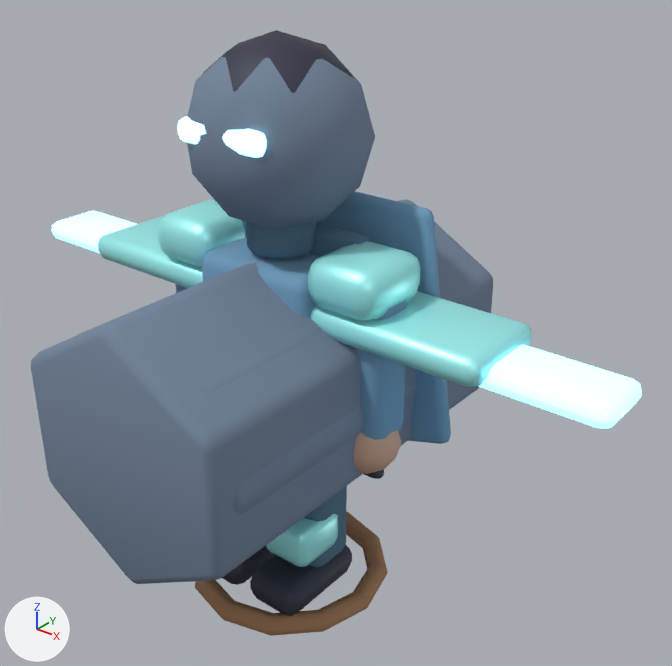
Before and after pictures for a commit that changed the glTF model public/assets/models/characters/flyingEliteArcher.glb.
Rendered twice from a 50 mm camera at (1.94, -2.14, 2.39) aimed at (0.1, 0.16, 0.97). The lights are fixed; the arrows at lower left show +X, +Y and +Z. The older version comes first. Where no turn or scale is listed for an object, it has been applied to the vertices.

In view in the first picture: 'LOD1_PROXY_body', 'LOD2_PROXY_body', 'LOD2_PROXY_head', 'boot.R', 'capePanel', 'crest.mask', 'shoulder.R', 'torso', 'weapon.bow', 'wing.-1.inner', 'wing.1.inner', 'wing.1.outer' and 12 more.
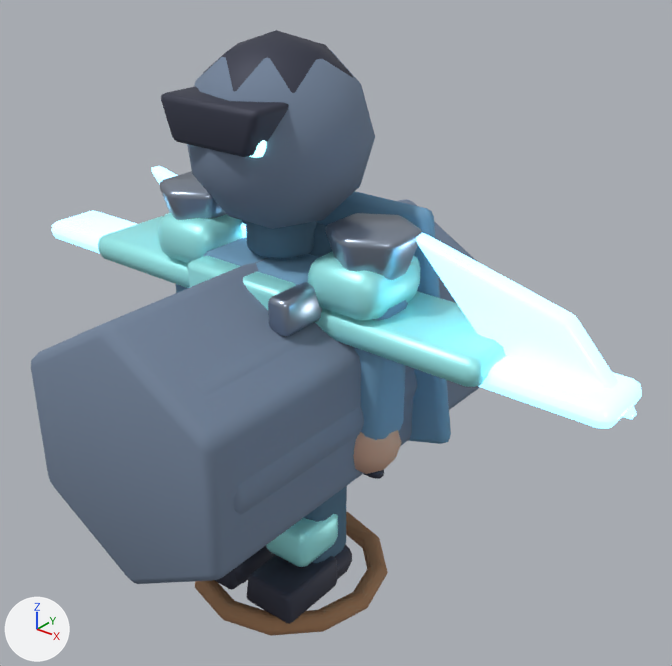
Where the change shows, as pixel boxes (x1, y1, x2, y2) in the pictures (672 x 666 px):
'wing.1.feather', added
    after: (416, 233, 637, 419)
'helmetBrow', added
    after: (161, 86, 289, 157)
'shoulderCap.1', added
    after: (326, 213, 422, 280)
'bootToe.R', added
    after: (246, 555, 337, 624)
'rangedSight', added
    after: (268, 282, 322, 336)
'shoulderCap.-1', added
    after: (160, 171, 226, 220)
'torsoShell', added (cyan)
    after: (187, 256, 296, 310)
'wing.-1.feather', added (mostly hidden)
    after: (151, 166, 247, 238)
'bootToe.L', added
    after: (215, 569, 241, 590)
'boot.R', unchanged, covered by the edit
    before: (250, 544, 352, 616)
    after: (335, 544, 352, 579)

The change, as a list of edits to the scene's bpy script:
```text
Add me_cone_049:
    me_cone_049.from_pydata(...)  # 84 vertices, 164 faces; spans x -0.131..0.131, y -0.145..0.145, z -0.09..0.09
    me_cone_049.materials.append(mat_mat_flyingelitearcher_metal)  # grey #9eaabc
Add me_cone_050:
    me_cone_050.from_pydata(...)  # 84 vertices, 164 faces; spans x -0.131..0.131, y -0.145..0.145, z -0.09..0.09
    me_cone_050.materials.append(mat_mat_flyingelitearcher_metal)  # grey #9eaabc
Add me_cube_509:
    me_cube_509.from_pydata(...)  # 56 vertices, 108 faces; spans x -0.04..0.04, y -0.09..0.09, z -0.06..0.06
    me_cube_509.materials.append(mat_mat_flyingelitearcher_metal)  # grey #9eaabc
Add me_helmetbrowmesh_023:
    me_helmetbrowmesh_023.from_pydata(...)  # 56 vertices, 108 faces; spans x -0.193..0.193, y -0.11..0.11, z 1.69..1.83
    me_helmetbrowmesh_023.materials.append(mat_mat_flyingelitearcher_dark)  # greyish blue #3c3f50
Add me_boottoe_rmesh_023:
    me_boottoe_rmesh_023.from_pydata(...)  # 56 vertices, 108 faces; spans x -0.097..0.12, y -0.14..0.14, z 0.03..0.16
    me_boottoe_rmesh_023.materials.append(mat_mat_flyingelitearcher_dark)  # greyish blue #3c3f50
Add me_boottoe_lmesh_023:
    me_boottoe_lmesh_023.from_pydata(...)  # 56 vertices, 108 faces; spans x -0.12..0.097, y -0.14..0.14, z 0.03..0.16
    me_boottoe_lmesh_023.materials.append(mat_mat_flyingelitearcher_dark)  # greyish blue #3c3f50
Add me_torsoshellmesh_022:
    me_torsoshellmesh_022.from_pydata(...)  # 70 vertices, 136 faces; spans x -0.209..0.209, y -0.055..0.055, z 0.785..1.28
    me_torsoshellmesh_022.materials.append(mat_mat_flyingelitearcher_accent)  # cyan #aaffff
Add me_wing_1_feathermesh_001:
    me_wing_1_feathermesh_001.from_pydata(...)  # 56 vertices, 108 faces; spans x -0.091..0.631, y -0.035..0.035, z 1.083..1.446
    me_wing_1_feathermesh_001.materials.append(mat_mat_flyingelitearcher_ice)  # cyan #c4efff, glowing blue #89daff
Add me_wing__1_feathermesh_001:
    me_wing__1_feathermesh_001.from_pydata(...)  # 56 vertices, 108 faces; spans x -0.091..0.631, y -0.035..0.035, z 1.083..1.446
    me_wing__1_feathermesh_001.materials.append(mat_mat_flyingelitearcher_ice)  # cyan #c4efff, glowing blue #89daff
Add ob_shouldercap__1:
    ob_shouldercap__1 = bpy.data.objects.new('shoulderCap.-1', me_cone_049)
    ob_shouldercap__1.location = (-0.37, 0.0, 1.37)
Add ob_shouldercap_1:
    ob_shouldercap_1 = bpy.data.objects.new('shoulderCap.1', me_cone_050)
    ob_shouldercap_1.location = (0.37, 0.0, 1.37)
Add ob_rangedsight:
    ob_rangedsight = bpy.data.objects.new('rangedSight', me_cube_509)
    ob_rangedsight.location = (0.23, -0.2, 1.22)
Add ob_helmetbrow:
    ob_helmetbrow = bpy.data.objects.new('helmetBrow', me_helmetbrowmesh_023)
    ob_helmetbrow.location = (0.0, -0.2, 0.0)
Add ob_boottoe_r:
    ob_boottoe_r = bpy.data.objects.new('bootToe.R', me_boottoe_rmesh_023)
    ob_boottoe_r.location = (0.13, -0.15, 0.0)
Add ob_boottoe_l:
    ob_boottoe_l = bpy.data.objects.new('bootToe.L', me_boottoe_lmesh_023)
    ob_boottoe_l.location = (-0.13, -0.15, 0.0)
Add ob_torsoshell:
    ob_torsoshell = bpy.data.objects.new('torsoShell', me_torsoshellmesh_022)
    ob_torsoshell.location = (0.0, -0.19, 0.0)
Add ob_wing_1_feather:
    ob_wing_1_feather = bpy.data.objects.new('wing.1.feather', me_wing_1_feathermesh_001)
    ob_wing_1_feather.location = (0.58, 0.06, 0.0)
Add ob_wing__1_feather:
    ob_wing__1_feather = bpy.data.objects.new('wing.-1.feather', me_wing__1_feathermesh_001)
    ob_wing__1_feather.location = (-0.58, 0.06, 0.0)
```
